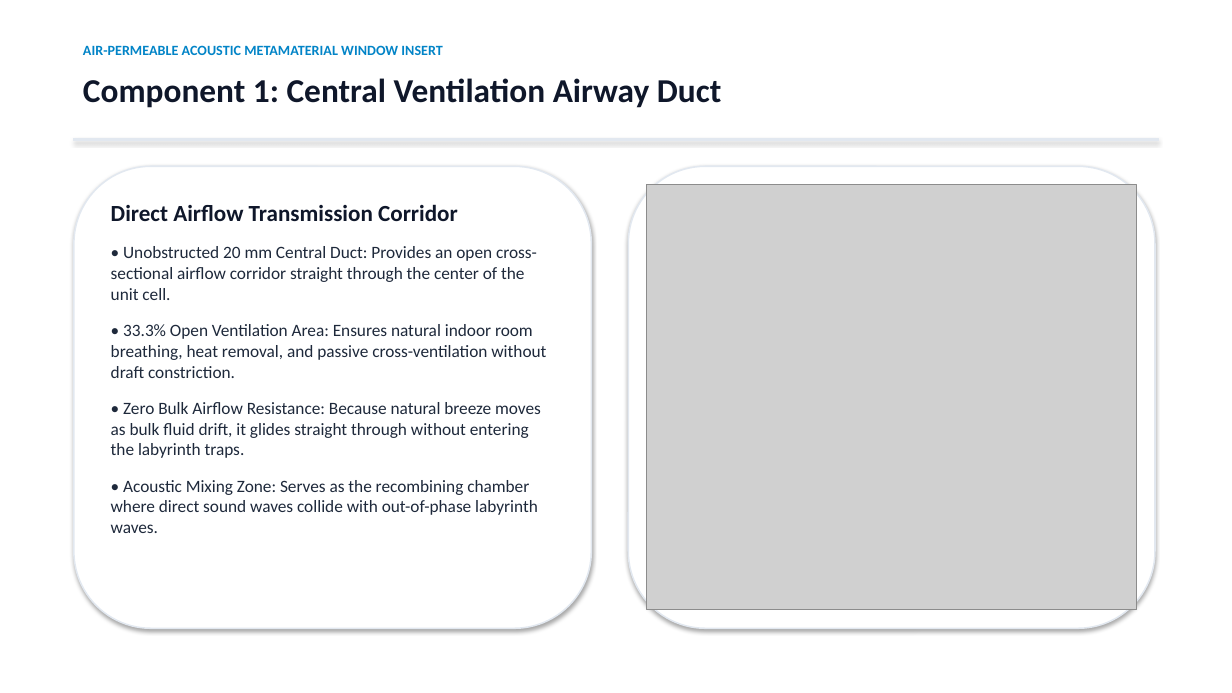
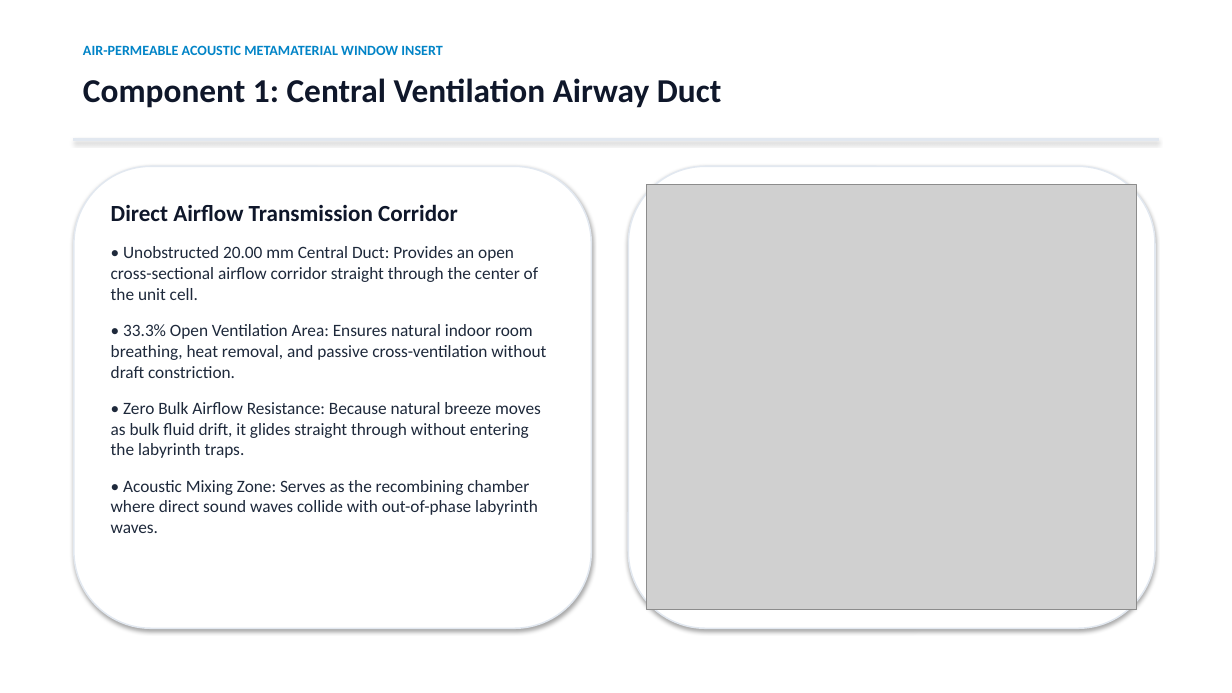
Before and after one commit to ninja967/Air-Permeable-Acoustic-Metamaterial-Window-Insert, a slide deck: slide 5 of Acoustic_Metamaterial_Presentation.pptx. Drawn at 1232x693 pixels with LibreOffice and Linux fonts; fonts in the diff are those of the drawing; grey boxes stand for pictures. Boxes give left, top, right and bottom in pixels: in the first picture for what was removed or moved away, otherwise in the second. Text is boxed around its words. In the diff, an @@ line names an element or a change of style, - is before the commit and + after.

```diff
--- a/Acoustic_Metamaterial_Presentation.pptx
+++ b/Acoustic_Metamaterial_Presentation.pptx
@@ text at (111, 246, 538, 300): text changed @@
-• Unobstructed 20 mm Central Duct: Provides an open cross-sectional airflow corridor straight through the center of the unit cell.
+• Unobstructed 20.00 mm Central Duct: Provides an open cross-sectional airflow corridor straight through the center of the unit cell.
```
Also in this commit, not shown: 5 other slides changed, 20 other files.
